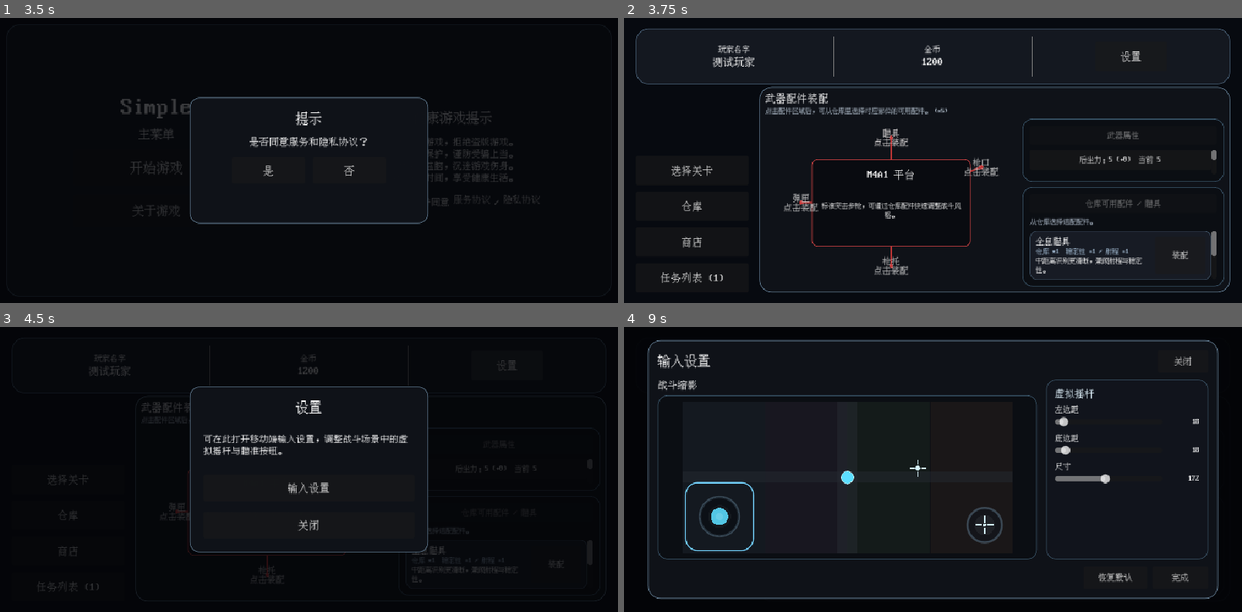
Above: before the commit, frames 1-4 (two rows, left to right).
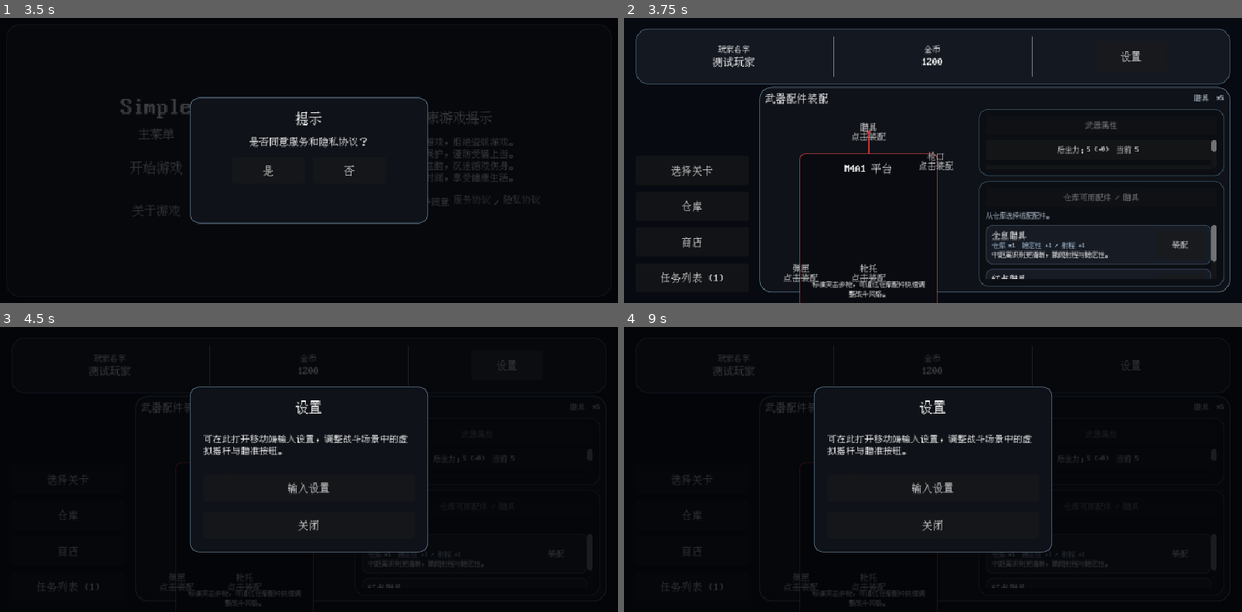
Above: after the commit, the same moments.

Repository: xunx-ii/Simple
Game: Godot game, scene res://scenes/main_menu.tscn
The game is run twice, just before and just after one commit, with the same random seed, the same clock (stepped at 60 frames per second) and the same inputs.
Inputs (mouse positions are in pixels of both pictures, inside the frame that each line leads up to):
- Up to frame 1 (3.5 s): click "开始游戏" at 0.5 s; click "开始游戏" at 1.25 s; click "关于游戏" at 2 s; click (370, 203) at 2.75 s
- Up to frame 2 (3.75 s): click "是" at 3.5 s
- Up to frame 3 (4.5 s): click "设置" at 4.25 s
- Up to frame 4 (9 s): click "选择关卡" at 5 s; click "仓库" at 5.75 s; click "商店" at 6.5 s; click "任务列表 (1)" at 7.25 s; click "瞄具 点击装配" at 8 s; click "枪口 点击装配" at 8.75 s

Frame 1 is identical in both runs. In frame 2, 7.3% of the frame differs, in the area x 22-98%, y 26-100%; in frame 3, 0.9%; in frame 4, 7.9%, in the area x 3-98%, y 4-100%.

Commit message:
优化武器装配面板头部与右侧空间利用

Diff:
--- a/scripts/ui/weapon_assembly_panel.gd
+++ b/scripts/ui/weapon_assembly_panel.gd
@@ -17,6 +17,7 @@
 var current_snapshot: Dictionary = {}
 
 var header_label: Label
+var header_meta_label: Label
 var subtitle_label: Label
 var status_label: Label
 var content_row: HBoxContainer
@@ -71,41 +72,49 @@
 	var root_layout := VBoxContainer.new()
 	root_layout.size_flags_horizontal = Control.SIZE_EXPAND_FILL
 	root_layout.size_flags_vertical = Control.SIZE_EXPAND_FILL
-	root_layout.add_theme_constant_override("separation", 6)
+	root_layout.add_theme_constant_override("separation", 8)
 	margin.add_child(root_layout)
 
+	var header_row := HBoxContainer.new()
+	header_row.size_flags_horizontal = Control.SIZE_EXPAND_FILL
+	header_row.add_theme_constant_override("separation", 12)
+	root_layout.add_child(header_row)
+
 	header_label = Label.new()
+	header_label.size_flags_horizontal = Control.SIZE_EXPAND_FILL
 	header_label.text = UITextsScript.WEAPON_ASSEMBLY_TITLE
 	_apply_font(header_label, 16)
-	root_layout.add_child(header_label)
-
+	header_row.add_child(header_label)
+
+	header_meta_label = Label.new()
+	header_meta_label.custom_minimum_size = Vector2(160.0, 0.0)
+	header_meta_label.horizontal_alignment = HORIZONTAL_ALIGNMENT_RIGHT
+	header_meta_label.modulate = Color(0.84, 0.9, 0.96, 0.9)
+	_apply_font(header_meta_label, 11)
+	header_row.add_child(header_meta_label)
+
+	# Keep legacy labels detached so old logic can write into them without
+	# bringing the removed prompt area back into the visible layout.
 	subtitle_label = Label.new()
-	subtitle_label.text = UITextsScript.WEAPON_ASSEMBLY_SUBTITLE
-	subtitle_label.autowrap_mode = TextServer.AUTOWRAP_WORD_SMART
-	subtitle_label.max_lines_visible = 2
-	subtitle_label.modulate = Color(0.84, 0.9, 0.96, 0.9)
-	_apply_font(subtitle_label, 10)
-	root_layout.add_child(subtitle_label)
-
 	status_label = Label.new()
-	status_label.autowrap_mode = TextServer.AUTOWRAP_WORD_SMART
-	status_label.max_lines_visible = 2
-	status_label.modulate = Color(0.98, 0.44, 0.44, 0.92)
-	_apply_font(status_label, 10)
 	status_label.visible = false
-	root_layout.add_child(status_label)
+	var legacy_state_holder := Control.new()
+	legacy_state_holder.visible = false
+	add_child(legacy_state_holder)
+	legacy_state_holder.add_child(subtitle_label)
+	legacy_state_holder.add_child(status_label)
 
 	content_row = HBoxContainer.new()
 	content_row.size_flags_horizontal = Control.SIZE_EXPAND_FILL
 	content_row.size_flags_vertical = Control.SIZE_EXPAND_FILL
-	content_row.add_theme_constant_override("separation", 8)
+	content_row.add_theme_constant_override("separation", 10)
 	root_layout.add_child(content_row)
 
 	schematic_root = Control.new()
 	schematic_root.custom_minimum_size = Vector2(0.0, 176.0)
 	schematic_root.size_flags_horizontal = Control.SIZE_EXPAND_FILL
 	schematic_root.size_flags_vertical = Control.SIZE_EXPAND_FILL
-	schematic_root.size_flags_stretch_ratio = 1.25
+	schematic_root.size_flags_stretch_ratio = 1.0
 	content_row.add_child(schematic_root)
 	schematic_root.resized.connect(_on_layout_changed)
 
@@ -151,10 +160,10 @@
 		slot_buttons[slot_id] = button
 
 	detail_column = VBoxContainer.new()
-	detail_column.custom_minimum_size = Vector2(280.0, 0.0)
+	detail_column.custom_minimum_size = Vector2(332.0, 0.0)
 	detail_column.size_flags_horizontal = Control.SIZE_EXPAND_FILL
 	detail_column.size_flags_vertical = Control.SIZE_EXPAND_FILL
-	detail_column.size_flags_stretch_ratio = 1.0
+	detail_column.size_flags_stretch_ratio = 1.18
 	detail_column.add_theme_constant_override("separation", 8)
 	content_row.add_child(detail_column)
 
@@ -225,7 +234,7 @@
 
 	attachment_hint_label = Label.new()
 	attachment_hint_label.autowrap_mode = TextServer.AUTOWRAP_WORD_SMART
-	attachment_hint_label.max_lines_visible = 2
+	attachment_hint_label.max_lines_visible = 1
 	attachment_hint_label.modulate = Color(0.83, 0.89, 0.96, 0.9)
 	_apply_font(attachment_hint_label, 10)
 	attachment_layout.add_child(attachment_hint_label)
@@ -281,6 +290,10 @@
 		UITextsScript.WEAPON_ASSEMBLY_SUBTITLE,
 		int(current_snapshot.get("warehouse_attachment_total", 0))
 	]
+	var selected_slot := _get_selected_slot_definition()
+	var selected_slot_name := str(selected_slot.get("display_name", ""))
+	var attachment_total := int(current_snapshot.get("warehouse_attachment_total", 0))
+	header_meta_label.text = "%s  x%d" % [selected_slot_name, attachment_total] if not selected_slot_name.is_empty() else "x%d" % attachment_total
 	status_label.visible = not status_label.text.is_empty()
 
 	_refresh_slot_buttons(slots)
@@ -514,8 +527,8 @@
 		return
 
 	var weapon_size := Vector2(
-		clampf(root_size.x * 0.58, 240.0, root_size.x - 132.0),
-		clampf(root_size.y * 0.52, 106.0, 148.0)
+		clampf(root_size.x * 0.62, 208.0, maxf(root_size.x - 108.0, 208.0)),
+		clampf(root_size.y * 0.5, 100.0, maxf(minf(root_size.y - 74.0, 144.0), 100.0))
 	)
 	weapon_frame.position = Vector2(
 		(root_size.x - weapon_size.x) * 0.5,
